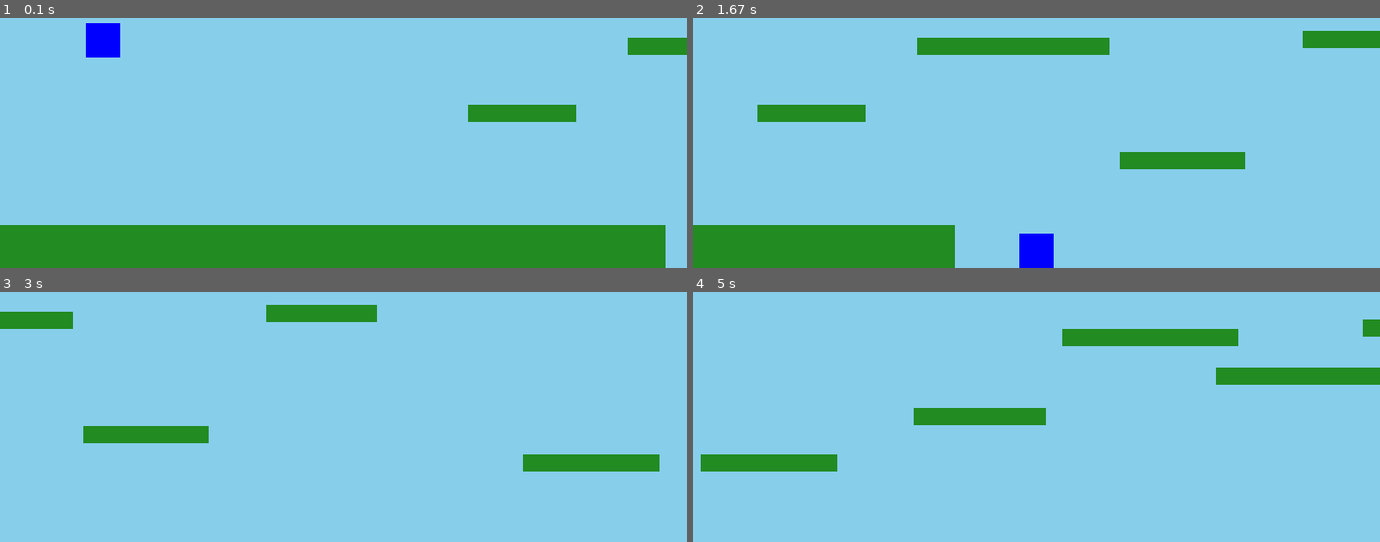
Above: before the commit, frames 1-4 (two rows, left to right).
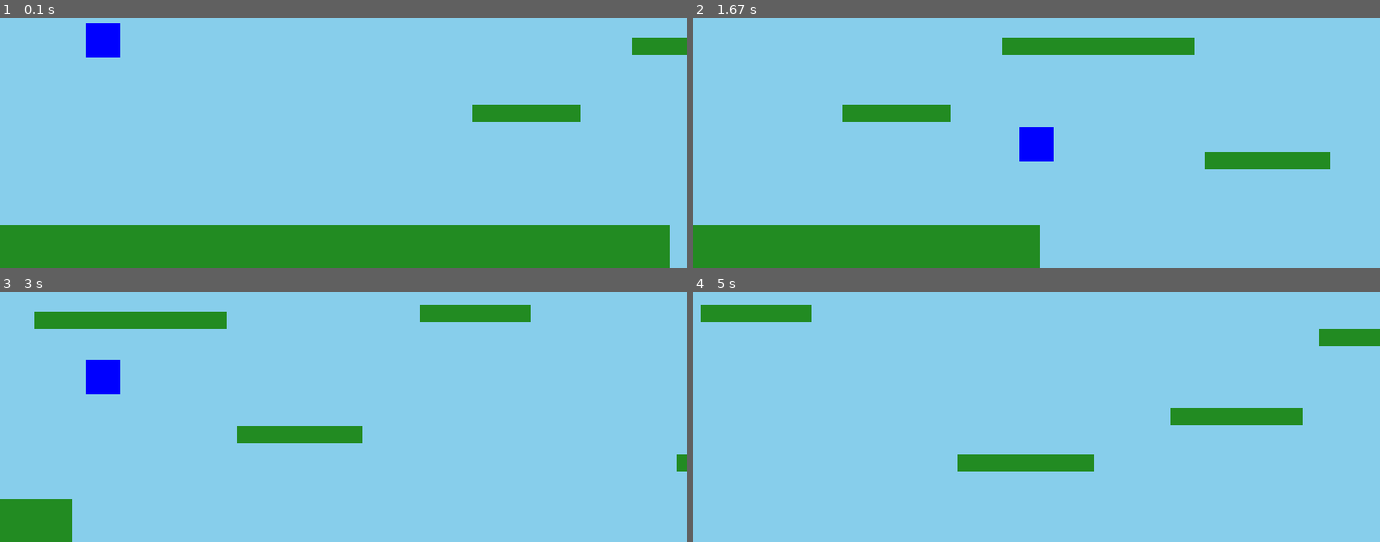
Above: after the commit, the same moments.

Repository: HunterWildClaw/NH_CP2
Game: pygame game, started from personal/pygame_experimenting.py
Two runs of this game, one before a commit and one after it. Both use one fixed random seed, a clock stepped at 60 frames per second and the inputs below.
Inputs:
- Up to frame 1 (0.1 s): no input
- Up to frame 2 (1.67 s): hold Right 0.33-0.8 s; hold Up 0.83-1.13 s; hold Right 1.17-1.63 s
- Up to frame 3 (3 s): hold Left 1.67-2.2 s; hold Left 2.23-2.63 s; hold Up from 2.67 s (still down)
- Up to frame 4 (5 s): release Up at 3.03 s

The runs differ from the first frame. In frame 1, 0.2% of the frame differs, in the area x 68-98%, y 7-100%; in frame 2, 9.0%; in frame 3, 11%, in the area x 0-100%, y 5-100%; in frame 4, 11%.

Commit message:
I can't get respawn to work

Diff:
--- a/personal/pygame_experimenting.py
+++ b/personal/pygame_experimenting.py
@@ -9,7 +9,7 @@
 GRAVITY = 1
 JUMP_HEIGHT = -20
 PLAYER_SPEED = 5
-AUTO_SCROLL_SPEED = 5
+AUTO_SCROLL_SPEED = 4
 
 # Colors
 SKY_BLUE = (135, 206, 235)
